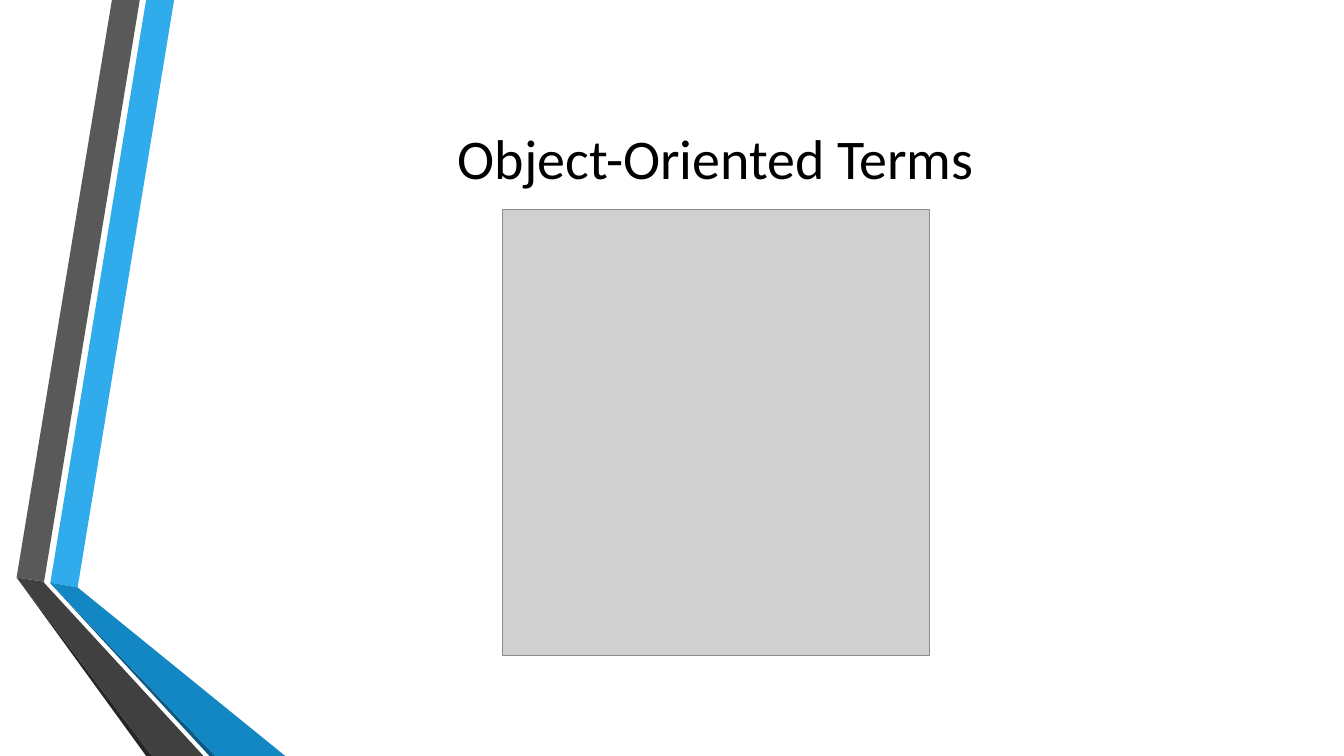
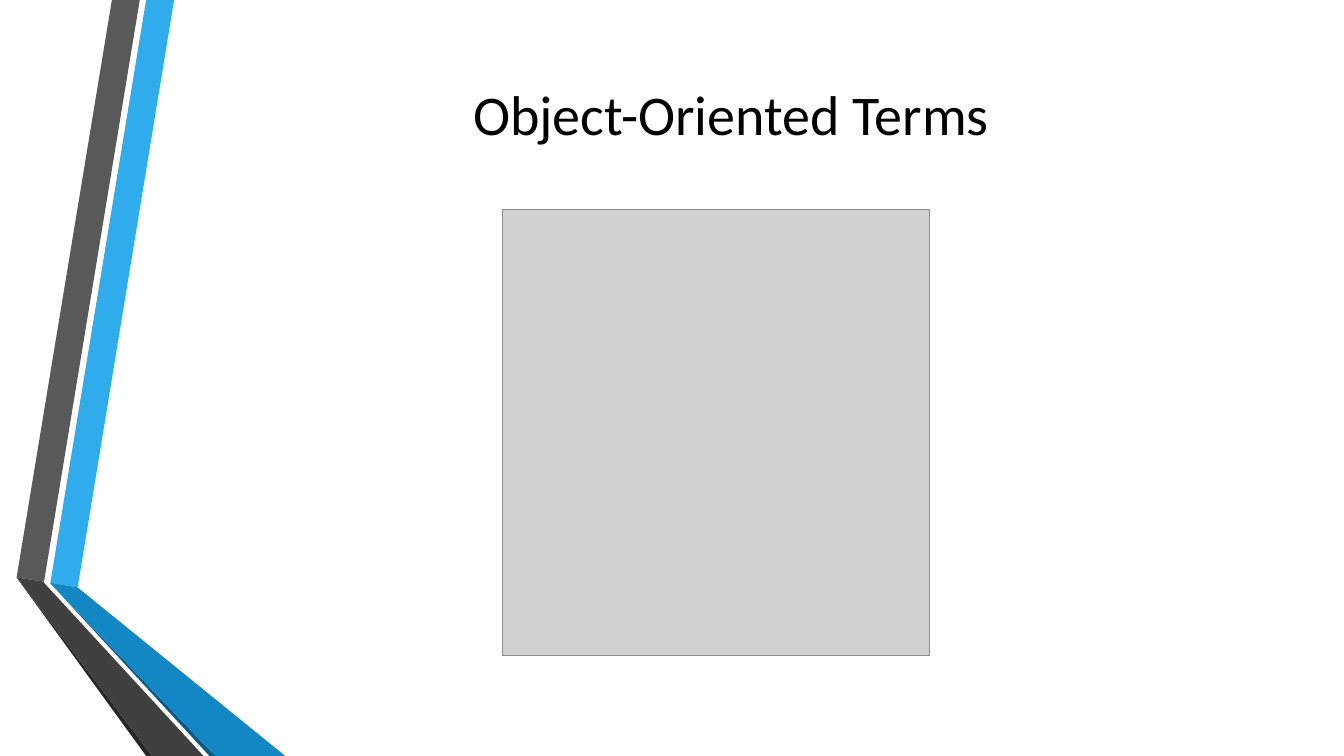
Before and after one commit to kalyank12/SoftwareParadigms, a slide deck: slide 29 of PPT/Group02-Component1.pptx. Drawn at 1344x756 pixels with LibreOffice and Linux fonts; fonts in the diff are those of the drawing; grey boxes stand for pictures; background and template pictures are left out. Boxes give left, top, right and bottom in pixels: in the first picture for what was removed or moved away, otherwise in the second. Text is boxed around its words. In the diff, an @@ line names an element or a change of style, - is before the commit and + after.

```diff
--- a/PPT/Group02-Component1.pptx
+++ b/PPT/Group02-Component1.pptx
@@ title "Object-Oriented Terms": place and size @@
-title "Object-Oriented Terms" at [458,140,973,189]
+title "Object-Oriented Terms" at [473,96,988,145]
```
Also in this commit, not shown: 9 other slides changed, 1 other file.
